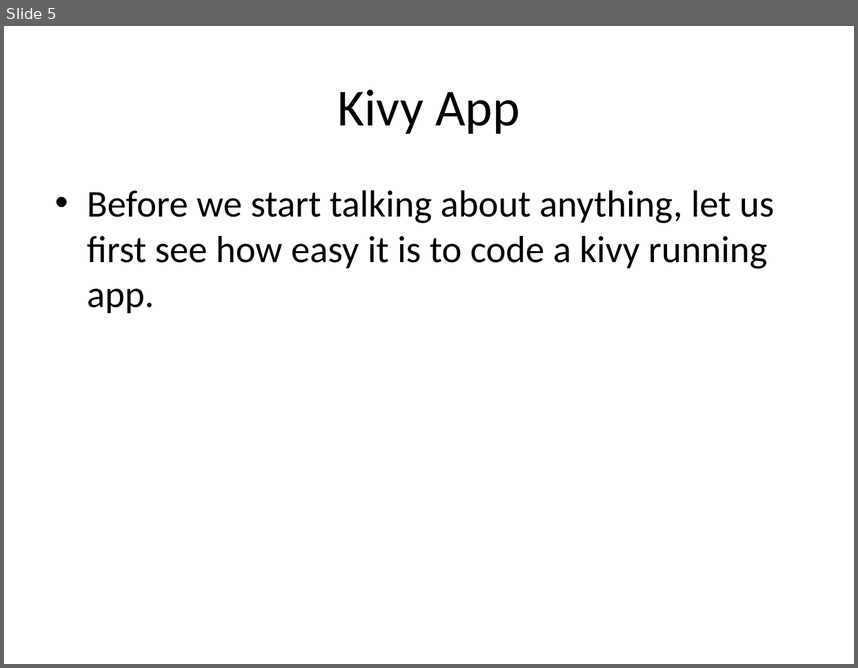
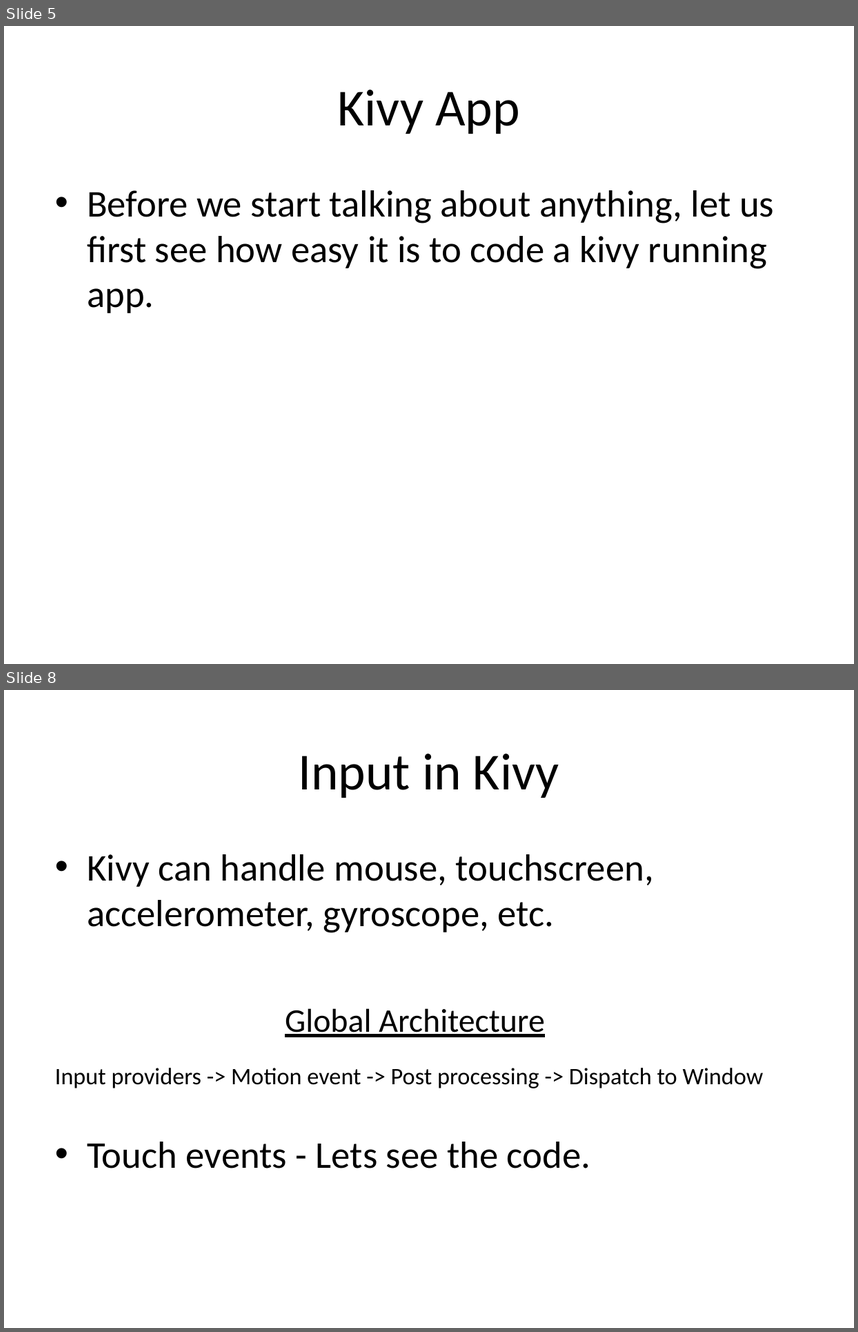
Before and after one commit to akash-tomar/pyconsk2017_kivy, a slide deck: talk.pptx. Shown one above the other, each under a label of ours: slide 5 before the commit, slides 5 and 8 after it; the slides between them are not shown. The pictures are 858x668 and 858x1332 pixels, drawn with LibreOffice and Linux fonts; fonts in the diff are those of the drawing. Boxes give left, top, right and bottom in pixels: in the first picture for what was removed or moved away, otherwise in the second. Text is boxed around its words. In the diff, an @@ line names an element or a change of style, - is before the commit and + after.

```diff
--- a/talk.pptx
+++ b/talk.pptx
@@ slide 8 added at [4,690,854,1328], background #FFFFFF @@
@@ title added at [298,753,559,798], 44 pt, text #000000 @@
+Input in Kivy
@@ text added at [55,854,764,1168], 32 pt, text #000000 @@
+• Kivy can handle mouse, touchscreen, accelerometer, gyroscope, etc.
+Global Architecture
+Input providers -> Motion event -> Post processing -> Dispatch to Window
+• Touch events - Lets see the code.
```
Also in this commit, not shown: 9 other slides added.
